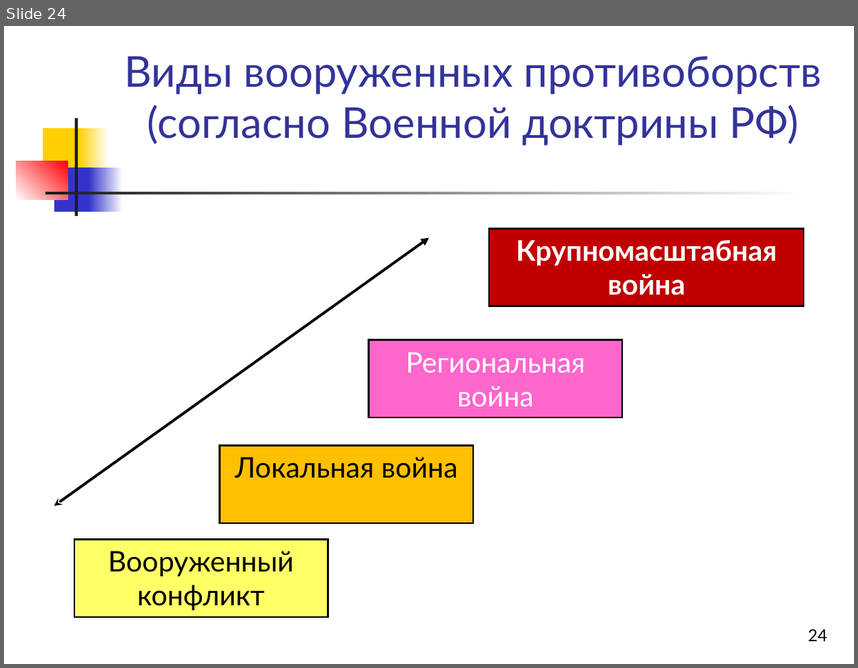
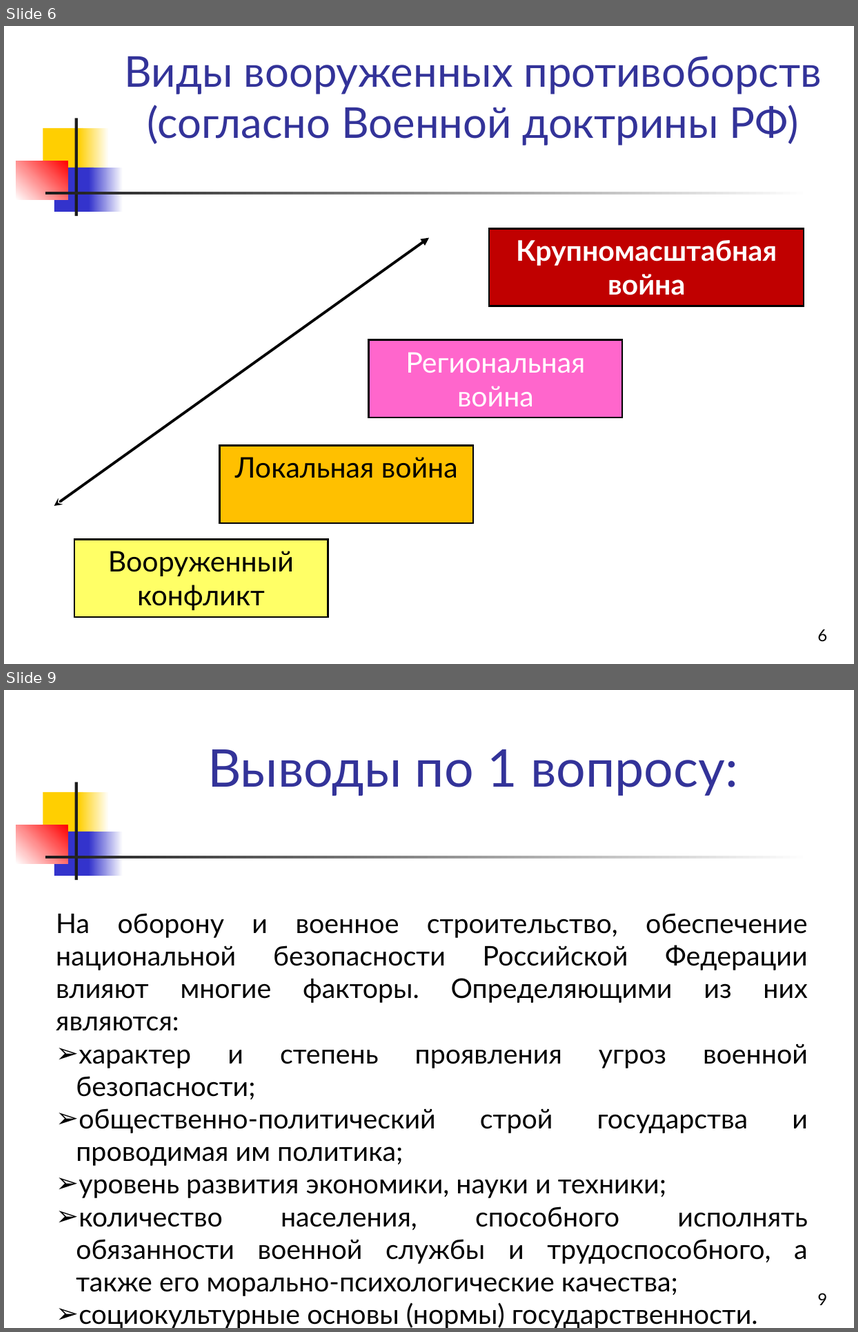
Before and after one commit to shahzod20000901/Storage, a slide deck: Правоведение/Комплект 5.ppt. Shown one above the other, each under a label of ours: slide 24 before the commit, slides 6 and 9 after it; the slides between them are not shown. The pictures are 858x668 and 858x1332 pixels, drawn with LibreOffice and Linux fonts; fonts in the diff are those of the drawing. Boxes give left, top, right and bottom in pixels: in the first picture for what was removed or moved away, otherwise in the second. Text is boxed around its words. In the diff, an @@ line names an element or a change of style, - is before the commit and + after.

```diff
--- a/Правоведение/Комплект 5.ppt
+++ b/Правоведение/Комплект 5.ppt
@@ slide 9 added at box(4, 690, 854, 1328), background #FFFFFF; not listed: 7 template elements that a slide beside it also shows @@
@@ title added at box(208, 749, 738, 796), 44 pt, text #333399 @@
+Выводы по 1 вопросу:
@@ text added at box(56, 913, 808, 1328), 23 pt, text #000000 @@
+На оборону и военное строительство, обеспечение национальной безопасности Российской Федерации влияют многие факторы. Определяющими из них являются:
+➢ характер и степень проявления угроз военной безопасности;
+➢ общественно-политический строй государства и проводимая им политика;
+➢ уровень развития экономики, науки и техники;
+➢ количество населения, способного исполнять обязанности военной службы и трудоспособного, а также его морально-психологические качества;
+➢ социокультурные основы (нормы) государственности.
@@ page number added at box(818, 1292, 827, 1305), 14 pt, text #000000 @@
+9
@@ what was slide 24 is now slide 6 @@
@@ page number at box(818, 628, 827, 641): text changed @@
-24
+6
```
Also in this commit, not shown: 6 slides changed, 8 other slides added, 33 slides removed, 5 other files.
